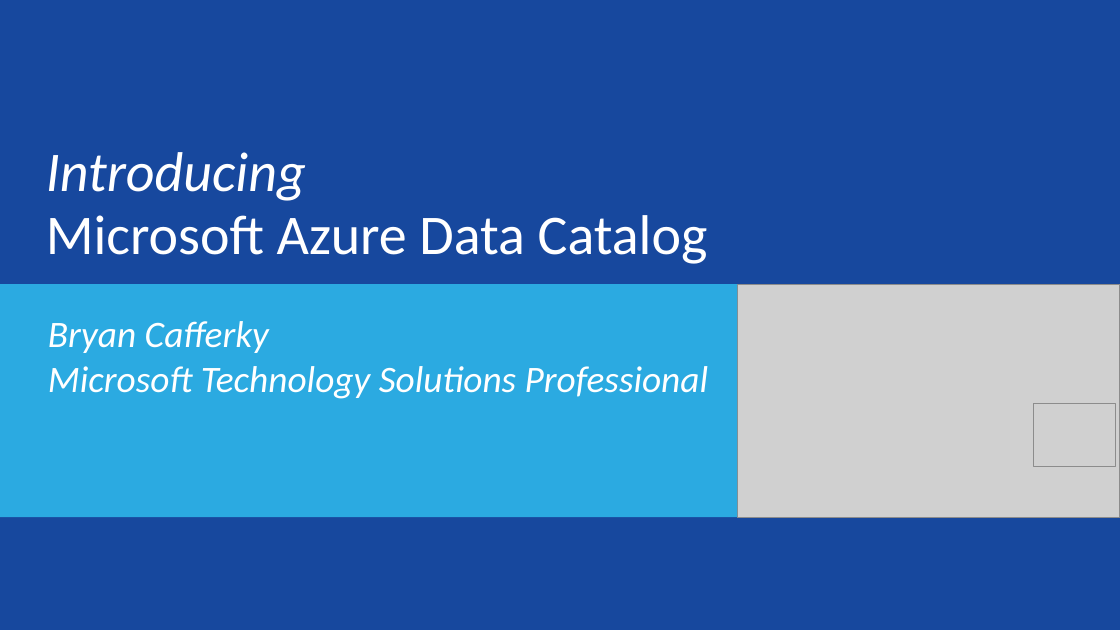
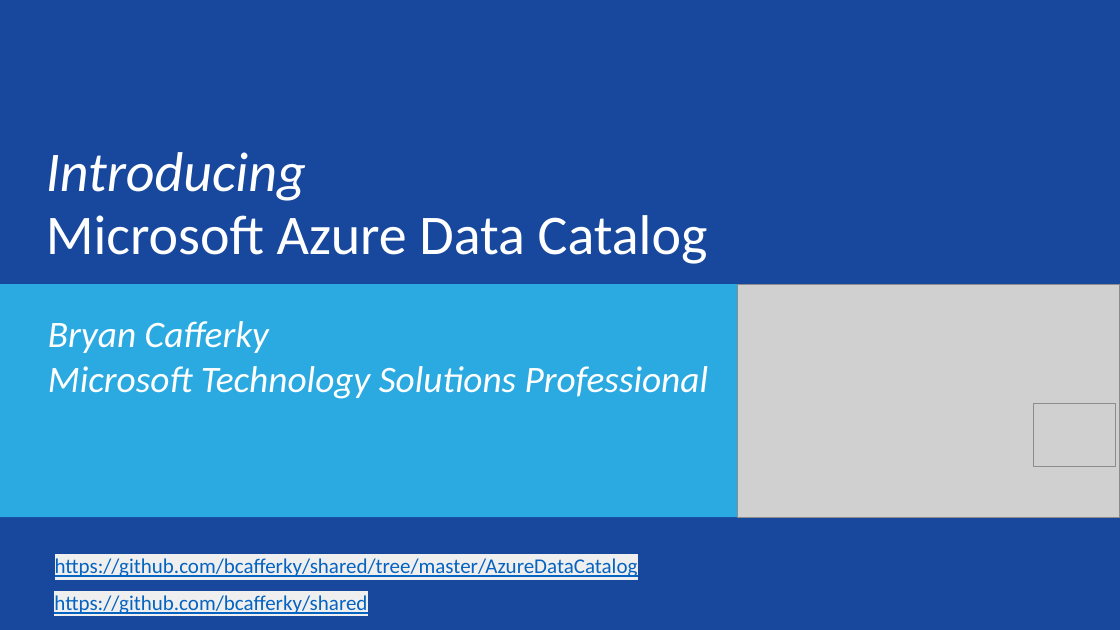
Before and after one commit to bcafferky/shared, a slide deck: slide 1 of AzureDataCatalog/Azure Data Catalog Short Set.pptx. Drawn at 1120x630 pixels with LibreOffice and Linux fonts; fonts in the diff are those of the drawing; grey boxes stand for pictures. Boxes give left, top, right and bottom in pixels: in the first picture for what was removed or moved away, otherwise in the second. Text is boxed around its words. In the diff, an @@ line names an element or a change of style, - is before the commit and + after.

Commit message:
u
u

```diff
--- a/AzureDataCatalog/Azure Data Catalog Short Set.pptx
+++ b/AzureDataCatalog/Azure Data Catalog Short Set.pptx
@@ text added at box(55, 558, 638, 577), 18 pt, text #0563C1, underline @@
+https://github.com/bcafferky/shared/tree/master/AzureDataCatalog
@@ text added at box(54, 595, 367, 617), 18 pt, text #0563C1, underline @@
+https://github.com/bcafferky/shared
```
